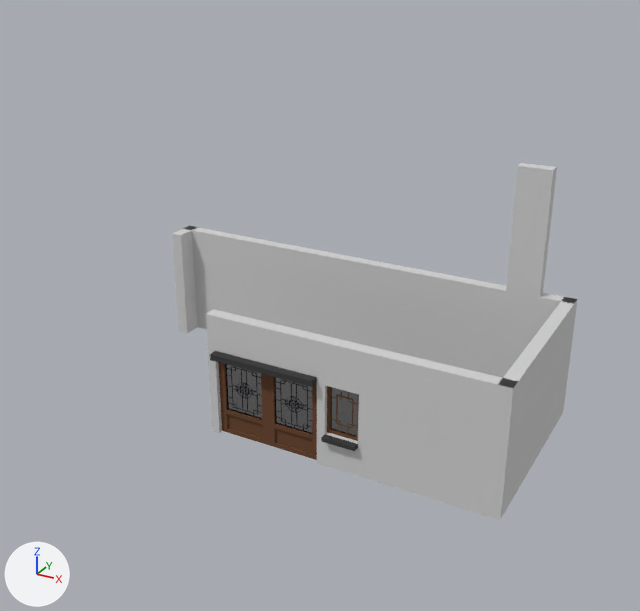
Before and after pictures for a commit that changed the Blender file Blender/door.blend.
Rendered twice from a 50 mm lens placed at (9.36, -14.65, 11.07), pointed at (0.79, 0.93, 3.28). Arrows for +X, +Y and +Z are at lower left; the lights stay in place.

The first picture shows 'House_door_frame', 'House_door_left', 'House_door_right', 'House_wall', 'House_wall.001', 'House_wall.002', 'House_wall.003', 'House_wall.009', 'House_wall_corner', 'House_wall_corner.002', 'House_wall_map_door', 'House_wall_map_door.001'.
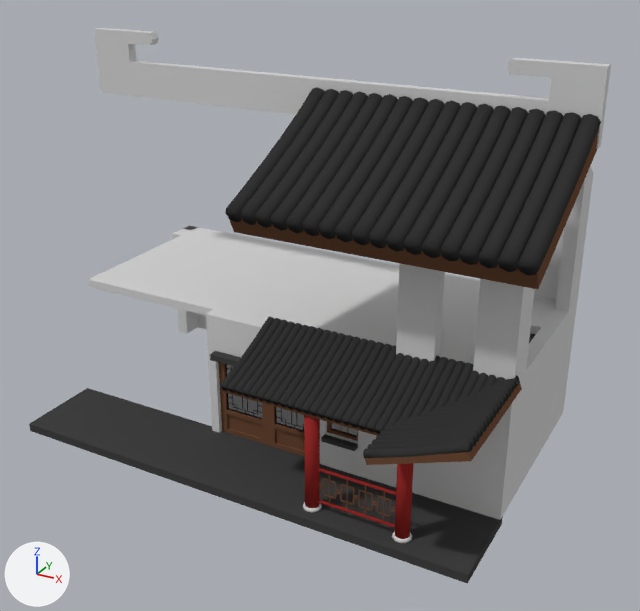
Pixel boxes (x1, y1, x2, y2) of what changed, in the pictures (640 x 611 px):
'House_roof', added (black): after (225, 87, 601, 289)
'Cube', added (black): after (29, 388, 503, 583)
'House_above', added: after (94, 28, 611, 149)
'Yard_roof_corner', added (black): after (342, 344, 522, 465)
'Yard_roof', added (black): after (220, 316, 384, 426)
'House_floor', added: after (88, 230, 306, 315)
'House_floor_center', added: after (215, 252, 399, 333)
'House_floor_stair', added: after (338, 279, 556, 365)
'House_wall_corner.003', added: after (473, 279, 535, 380)
'House_wall.008', added: after (396, 264, 445, 362)
'House_wall_corner.004', added: after (540, 172, 594, 312)
'Yard_column', added (red): after (303, 415, 322, 513)
'Yard_column.001', added (red): after (392, 463, 413, 543)
'Rail', added (brown): after (318, 468, 396, 528)
'House_wall_tri', added: after (584, 167, 593, 181)
'House_stair', added: after (529, 334, 535, 343)
'House_wall_map_door', unchanged, covered by the edit: before (408, 269, 540, 378); after (444, 274, 480, 286)
'House_wall.009', unchanged, covered by the edit: before (306, 249, 416, 355); after (307, 249, 399, 270)
'House_wall_map_door.001', unchanged, covered by the edit: before (206, 230, 311, 331); after (207, 230, 311, 252)
'House_wall.002', unchanged, covered by the edit: before (426, 363, 477, 508); after (426, 461, 466, 508)

What changed in the scene script:
```text
Add me_cube_042:
    me_cube_042.from_pydata([(-8.0, 0.2, -1.3), (-0.4, 0.2, 1.5), (8.0, 0.2, -1.3), (-8.0, -0.2, -1.3), (-0.4, -0.2, 1.5), (8.0, -0.2, -1.3), (0.4, 0.2, 1.5), (0.4, -0.2, 1.5)], [], [(5, 7, 4, 3), (0, 1, 6, 2), (2, 6, 7, 5), (3, 4, 1, 0), (2, 5, 3, 0), (1, 4, 7, 6)])
    me_cube_042.materials.append(mat_base)  # light grey #d1d1d1
Add ob_yard_column:
    ob_yard_column = bpy.data.objects.new('Yard_column', me_cylinder_005)  # 134 vertices, 101 faces; spans x -0.19..0.19, y -0.19..0.19, z 0.0..2.42; in mat_base (light grey #d1d1d1), mat_yard_column (red #972d2a)
    ob_yard_column.location = (2.0, -1.6, -0.02)
Add ob_yard_column_001:
    ob_yard_column_001 = bpy.data.objects.new('Yard_column.001', me_cylinder_005.copy())
    ob_yard_column_001.location = (4.0, -1.6, -0.02)
Add ob_yard_roof:
    ob_yard_roof = bpy.data.objects.new('Yard_roof', me_cube_063)  # 968 vertices, 838 faces; spans x -1.01..1.0, y -1.01..1.01, z -1.0..3.5; in mat_wood_base (brown #6d4b37), mat_roof (black #343434)
    ob_yard_roof.location = (1.4, -0.86, 2.66)
    ob_yard_roof.rotation_euler = (0.349, 0.0, 0.0)  # degrees (20, 0, 0)
    ob_yard_roof.scale = (1.38, 1.0, 0.075)
Add ob_yard_roof_corner:
    ob_yard_roof_corner = bpy.data.objects.new('Yard_roof_corner', me_cube_067)  # 1531 vertices, 1234 faces; spans x -1.0..1.0, y -1.5..1.5, z -4.2..12.3; in mat_wood_base (brown #6d4b37), mat_roof (black #343434)
    ob_yard_roof_corner.location = (4.19, -1.36, 2.73)
    ob_yard_roof_corner.rotation_euler = (0.349, 0.0, 0.0)  # degrees (20, 0, 0)
    ob_yard_roof_corner.scale = (1.38, 1.0, 0.075)
Add ob_house_floor_center:
    ob_house_floor_center = bpy.data.objects.new('House_floor_center', me_cube_022.copy())  # the mesh of ob_house_wall
    ob_house_floor_center.location = (0.0, 2.25, 2.9)
    ob_house_floor_center.scale = (1.5, 2.1, 0.1)
Add ob_house_floor:
    ob_house_floor = bpy.data.objects.new('House_floor', me_cube_022.copy())  # the mesh of ob_house_wall
    ob_house_floor.location = (-3.35, 2.25, 2.9)
    ob_house_floor.scale = (1.85, 2.1, 0.1)
Add ob_house_floor_stair:
    ob_house_floor_stair = bpy.data.objects.new('House_floor_stair', me_cube_048)  # 18 vertices, 16 faces; spans x -1.0..1.0, y -1.0..1.0, z -1.0..1.0; in mat_base (light grey #d1d1d1)
    ob_house_floor_stair.location = (3.35, 2.25, 2.9)
    ob_house_floor_stair.scale = (1.85, 2.1, 0.1)
Add ob_house_wall_008:
    ob_house_wall_008 = bpy.data.objects.new('House_wall.008', me_cube_022.copy())  # the mesh of ob_house_wall
    ob_house_wall_008.location = (3.5, 0.0, 4.5)
    ob_house_wall_008.scale = (0.4, 0.15, 1.5)
Add ob_house_wall_corner_003:
    ob_house_wall_corner_003 = bpy.data.objects.new('House_wall_corner.003', me_cube_026.copy())  # the mesh of ob_house_wall_corner
    ob_house_wall_corner_003.location = (5.35, 0.0, 4.5)
    ob_house_wall_corner_003.rotation_euler = (0.0, 0.0, 1.571)  # degrees (0, 0, 90)
    ob_house_wall_corner_003.scale = (0.4, 0.15, 1.5)
Add ob_house_wall_corner_004:
    ob_house_wall_corner_004 = bpy.data.objects.new('House_wall_corner.004', me_cube_026.copy())  # the mesh of ob_house_wall_corner
    ob_house_wall_corner_004.location = (5.35, 4.5, 4.5)
    ob_house_wall_corner_004.rotation_euler = (0.0, 0.0, 3.142)  # degrees (0, 0, 180)
    ob_house_wall_corner_004.scale = (0.4, 0.15, 1.5)
Add ob_rail:
    ob_rail = bpy.data.objects.new('Rail', me_cube_070)  # 520 vertices, 242 faces, 244 loose edges; spans x -1.01..1.01, y -1.0..1.0, z -1.0..1.0; in mat_yard_column (red #972d2a), mat_wood_base (brown #6d4b37)
    ob_rail.location = (3.0, -1.61, 0.6)
    ob_rail.scale = (0.875, 0.025, 0.4)
Add ob_cube:
    ob_cube = bpy.data.objects.new('Cube', me_cube_068)  # a box spanning x -1.0..1.0, y -1.0..1.0, z -1.0..1.0; in mat_stair (black #424242)
    ob_cube.location = (0.0, -1.0, -0.1)
    ob_cube.scale = (5.5, 1.0, 0.1)
Add ob_house_stair:
    ob_house_stair = bpy.data.objects.new('House_stair', me_cube_061)  # 116 vertices, 88 faces; spans x -2.0..11.0, y -1.0..3.5, z -11.0..17.0; in mat_stair (black #424242)
    ob_house_stair.location = (4.8, 0.55, 1.1)
    ob_house_stair.rotation_euler = (0.0, 0.0, 1.571)  # degrees (0, 0, 90)
    ob_house_stair.scale = (0.2, 0.4, 0.1)
Add ob_house_above:
    ob_house_above = bpy.data.objects.new('House_above', me_cube_008.copy())  # the mesh of ob_door_above
    ob_house_above.location = (0.0, 2.25, 7.5)
    ob_house_above.rotation_euler = (0.0, 0.0, 1.571)  # degrees (0, 0, 90)
    ob_house_above.scale = (0.125, 6.03, 0.4)
Add ob_house_roof:
    ob_house_roof = bpy.data.objects.new('House_roof', me_cubeziercurve_001)  # 872 vertices, 762 faces; spans x -1.92..1.92, y -3.04..3.03, z -0.25..0.5; in mat_roof (black #343434), mat_wood_base (brown #6d4b37); modifiers BOOLEAN
    ob_house_roof.location = (3.0, 0.5, 6.5)
    ob_house_roof.rotation_euler = (0.0, -0.454, 1.571)  # degrees (0, -26, 90)
Add ob_house_wall_tri:
    ob_house_wall_tri = bpy.data.objects.new('House_wall_tri', me_cube_042)
    ob_house_wall_tri.location = (5.35, 2.25, 6.5)
    ob_house_wall_tri.rotation_euler = (0.0, 0.0, 1.571)  # degrees (0, 0, 90)
    ob_house_wall_tri.scale = (0.3, 0.9, 0.4)
```
